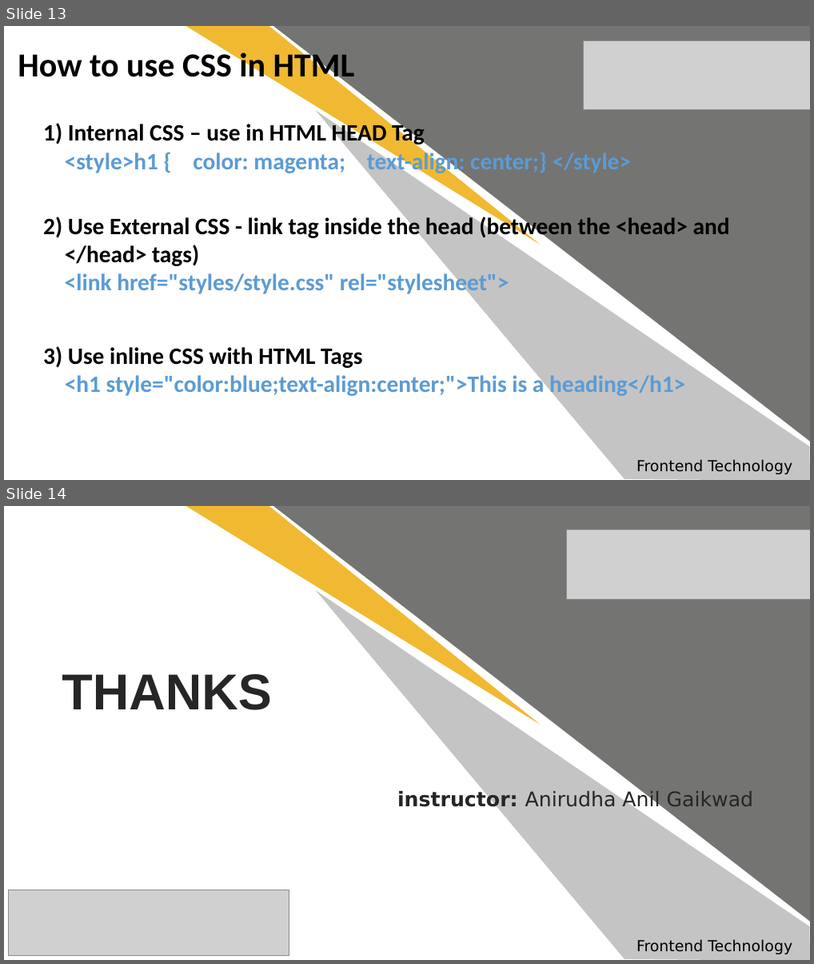
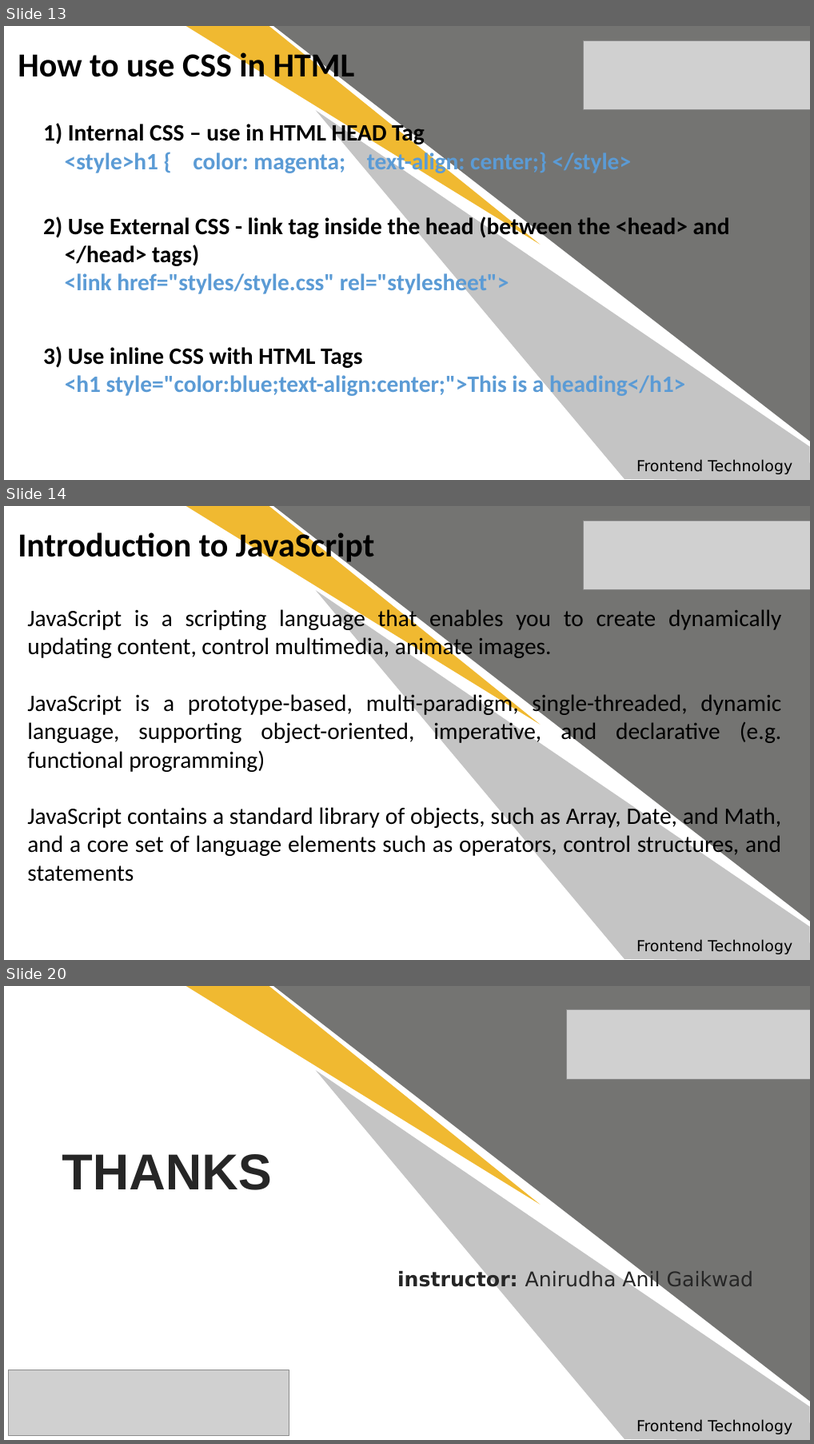
Before and after one commit to anirudhagaikwad/Python_Django_Internship_6Nov20, a slide deck: #2_Front-end_technology.pptx. Shown one above the other, each under a label of ours: slides 13 and 14 before the commit, slides 13, 14 and 20 after it; the slides between them are not shown. The pictures are 814x964 and 814x1444 pixels, drawn with LibreOffice and Linux fonts; fonts in the diff are those of the drawing; grey boxes stand for pictures. Boxes give left, top, right and bottom in pixels: in the first picture for what was removed or moved away, otherwise in the second. Text is boxed around its words. In the diff, an @@ line names an element or a change of style, - is before the commit and + after.

```diff
--- a/#2_Front-end_technology.pptx
+++ b/#2_Front-end_technology.pptx
@@ slide 14 added at (4, 506, 810, 960), background #FFFFFF @@
@@ text added at (18, 529, 374, 565), 40 pt, text #000000, bold @@
+Introduction to JavaScript
@@ freeform shape added at (186, 506, 550, 751), fill #F0B931 @@
@@ right triangle added at (274, 506, 810, 921), fill #747472 @@
@@ freeform shape added at (304, 506, 810, 960), fill #C4C4C4 @@
@@ picture added at (583, 520, 810, 589) @@
@@ text added at (27, 607, 782, 881), 28 pt, text #000000 @@
+JavaScript is a scripting language that enables you to create dynamically updating content, control multimedia, animate images.
+JavaScript is a prototype-based, multi-paradigm, single-threaded, dynamic language, supporting object-oriented, imperative, and declarative (e.g. functional programming)
+JavaScript contains a standard library of objects, such as Array, Date, and Math, and a core set of language elements such as operators, control structures, and statements
@@ text added at (637, 939, 793, 954), 18 pt, text #000000 @@
+Frontend Technology
@@ what was slide 14 is now slide 20 @@
```
Also in this commit, not shown: 5 other slides added, 4 other files.
